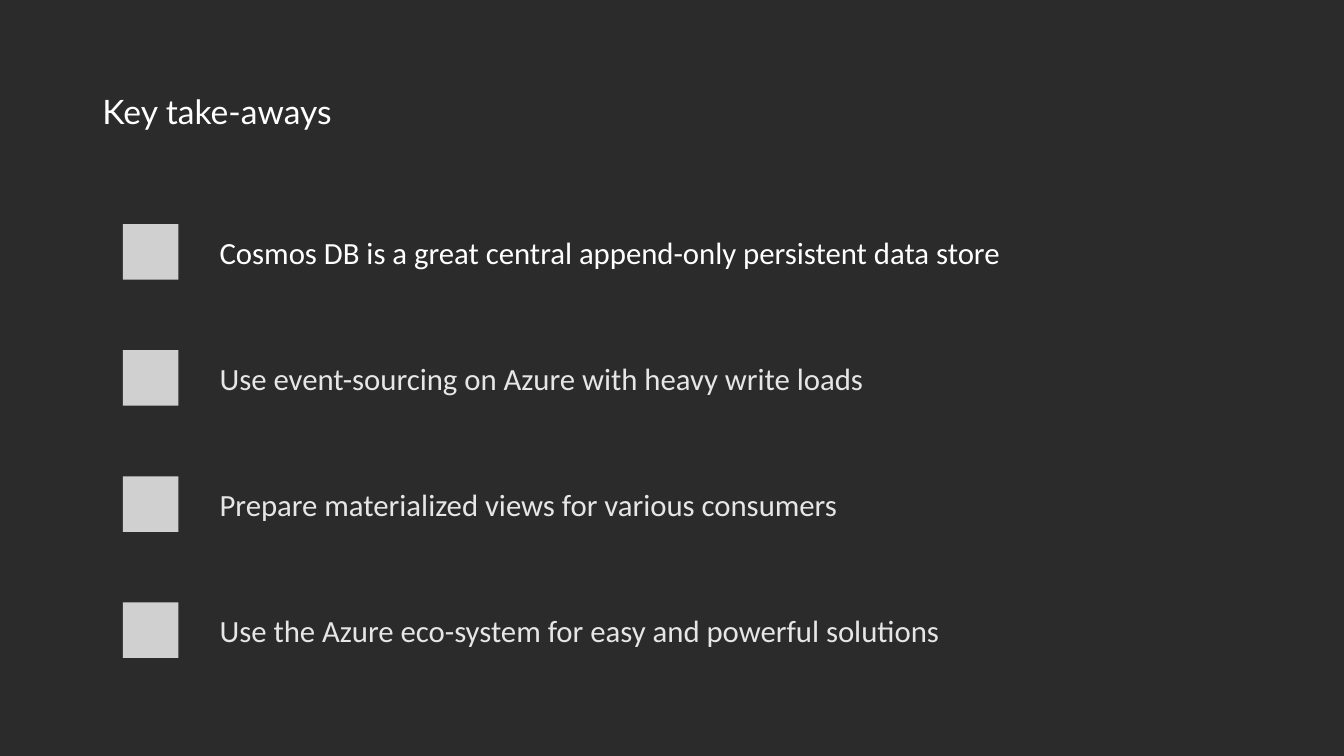
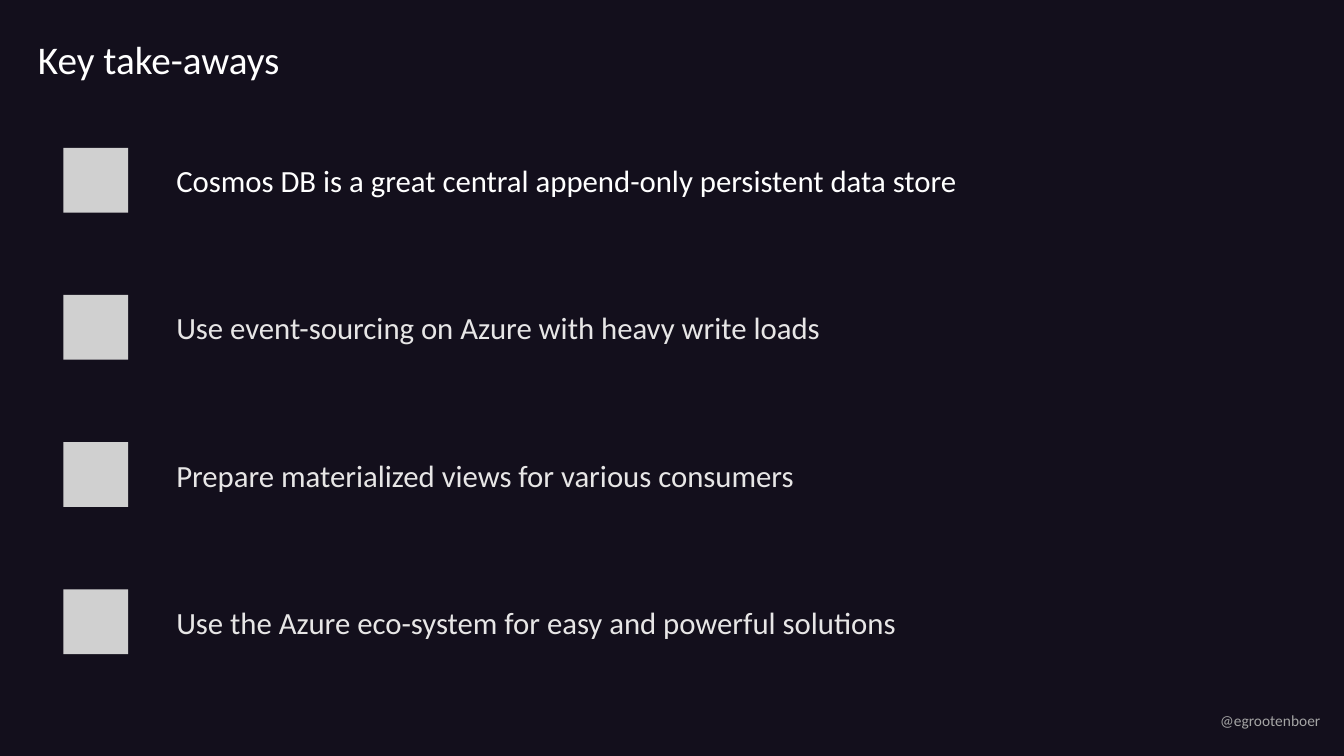
Before and after one commit to EldertGrootenboer/Implementing-an-Event-Sourcing-strategy-on-Azure, a slide deck: slide 32 of Implementing an Event Sourcing strategy on Azure.pptx (slide 31 before the commit). Drawn at 1344x756 pixels with LibreOffice and Linux fonts; fonts in the diff are those of the drawing; grey boxes stand for pictures; background and template pictures are left out; a plain dark background stands for a picture behind light text. Boxes give left, top, right and bottom in pixels: in the first picture for what was removed or moved away, otherwise in the second. Text is boxed around its words. In the diff, an @@ line names an element or a change of style, - is before the commit and + after.

```diff
--- a/Implementing an Event Sourcing strategy on Azure.pptx
+++ b/Implementing an Event Sourcing strategy on Azure.pptx
@@ background picture (left out) to #130F1C @@
@@ title "Key take-aways": place and size @@
-title "Key take-aways" at (102,99,332,130)
+title "Key take-aways" at (38,46,279,81)
@@ title "Key take-aways" at (38,46,279,81): size 24 to 28 pt, font Lato to Calibri @@
@@ picture added at (64,148,128,213) @@
@@ text "Cosmos DB is a great ...": place and size @@
-text "Cosmos DB is a great ..." at (220,242,1000,270)
+text "Cosmos DB is a great ..." at (176,170,957,198)
@@ picture removed at (123,224,178,279) @@
@@ text "Use event-sourcing on Azure with ...": place and size @@
-text "Use event-sourcing on Azure with ..." at (220,368,863,396)
+text "Use event-sourcing on Azure with ..." at (176,317,820,345)
@@ picture: place and size @@
-picture at (123,350,178,405)
+picture at (64,295,128,360)
@@ text "Prepare materialized views for various ...": place and size @@
-text "Prepare materialized views for various ..." at (220,494,837,521)
+text "Prepare materialized views for various ..." at (176,465,793,492)
@@ picture: place and size @@
-picture at (123,477,178,532)
+picture at (64,443,128,507)
@@ text "Use the Azure eco-system for ...": place and size @@
-text "Use the Azure eco-system for ..." at (220,620,939,647)
+text "Use the Azure eco-system for ..." at (176,612,896,639)
@@ picture added at (64,590,128,654) @@
@@ picture removed at (123,603,178,658) @@
@@ text added at (1220,715,1320,729), 11 pt, text #A5A5A5 @@
+@egrootenboer
```
Also in this commit, not shown: 31 other slides changed, 1 slide added.
